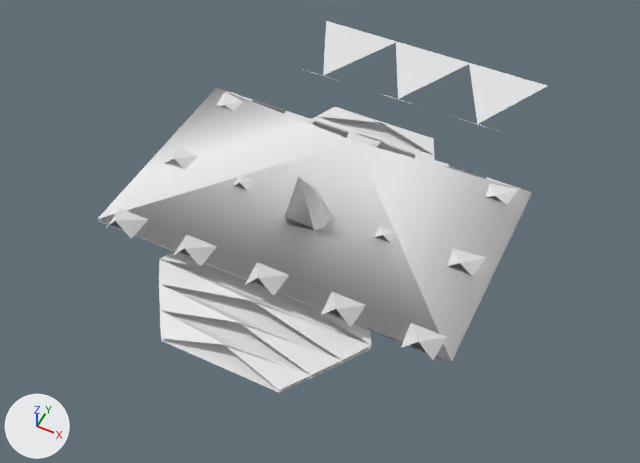
The OBJ model GameData/Meshes/Ships/solari/dreadnought.obj as it was, and as the next commit left it.
Rendered twice from a 50 mm camera at (8.51, -16.86, 20.64) aimed at (0.48, -0.79, 0.55). Every picture has the same lights, and +X, +Y and +Z are marked at lower left. The older version comes first. Where no turn or scale is listed for an object, it has been applied to the vertices. Vertices at exactly the same position are counted once.

The first picture shows 'dreadnought'.
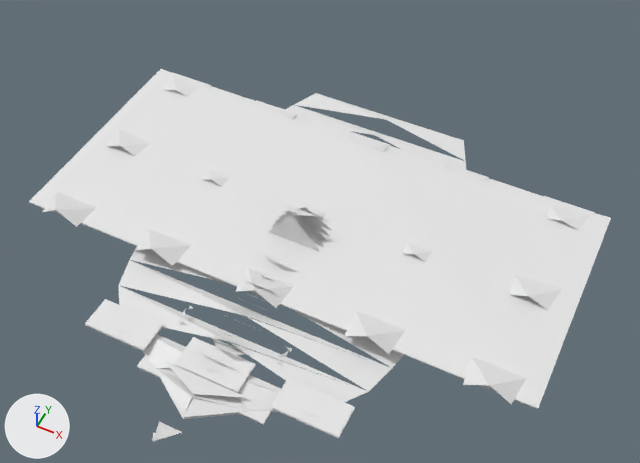
Diff of the bpy script that builds the scene:
```diff
--- a/GameData/Meshes/Ships/solari/dreadnought.obj.py
+++ b/GameData/Meshes/Ships/solari/dreadnought.obj.py
@@ me_dreadnought @@
 # used by ob_dreadnought; location = (0.0, 0.0, 0.0)
-me_dreadnought.from_pydata(...)  # 230 vertices, 160 faces; spans x -5.8..5.8, y -6.0..9.8, z 0.0..3.3
+me_dreadnought.from_pydata(...)  # 427 vertices, 250 faces; spans x -8.2..8.2, y -9.1..5.5, z 0.0..2.0
+# me_dreadnought part 1: the loose piece of 5 vertices spanning x -5.4..-4.3, y 2.6..3.5, z 0.7..1.0 is scaled about the mesh origin by (1.43, 1.06, 0.75)
+# me_dreadnought part 2: the loose piece of 5 vertices spanning x -3.0..-1.8, y 2.6..3.5, z 0.7..1.0 is scaled about the mesh origin by (1.43, 1.06, 0.75)
+# me_dreadnought part 3: the loose piece of 5 vertices spanning x -0.6..0.6, y 2.6..3.5, z 0.7..1.0 is scaled about the mesh origin by (1.43, 1.06, 0.75)
+# me_dreadnought part 4: the loose piece of 5 vertices spanning x 1.8..3.0, y 2.6..3.5, z 0.7..1.0 is scaled about the mesh origin by (1.43, 1.06, 0.75)
+# me_dreadnought part 5: the loose piece of 5 vertices spanning x 4.3..5.4, y 2.6..3.5, z 0.7..1.0 is scaled about the mesh origin by (1.43, 1.06, 0.75)
+# me_dreadnought part 6: the loose piece of 5 vertices spanning x -5.4..-4.3, y -0.6..0.4, z 0.7..1.1 is scaled about the mesh origin by (1.43, 1.06, 0.75)
+# me_dreadnought part 7: the loose piece of 5 vertices spanning x -3.0..-1.8, y -0.6..0.4, z 0.7..1.1 is scaled about the mesh origin by (1.43, 1.06, 0.75)
+# me_dreadnought part 8: the loose piece of 5 vertices spanning x -0.6..0.6, y -0.6..0.4, z 0.7..1.1 is scaled about the mesh origin by (1.43, 1.06, 0.75)
+# me_dreadnought part 9: the loose piece of 5 vertices spanning x 1.8..3.0, y -0.6..0.4, z 0.7..1.1 is scaled about the mesh origin by (1.43, 1.06, 0.75)
+# me_dreadnought part 10: the loose piece of 5 vertices spanning x 4.3..5.4, y -0.6..0.4, z 0.7..1.1 is scaled about the mesh origin by (1.43, 1.06, 0.75)
+# me_dreadnought part 11: the loose piece of 5 vertices spanning x -5.4..-4.3, y -3.7..-2.8, z 0.7..1.3 is scaled about the mesh origin by (1.43, 1.06, 0.75)
+# me_dreadnought part 12: the loose piece of 5 vertices spanning x -3.0..-1.8, y -3.7..-2.8, z 0.7..1.3 is scaled about the mesh origin by (1.43, 1.06, 0.75)
+# me_dreadnought part 13: the loose piece of 5 vertices spanning x -0.6..0.6, y -3.7..-2.8, z 0.7..1.3 is scaled about the mesh origin by (1.43, 1.06, 0.75)
+# me_dreadnought part 14: the loose piece of 5 vertices spanning x 1.8..3.0, y -3.7..-2.8, z 0.7..1.3 is scaled about the mesh origin by (1.43, 1.06, 0.75)
+# me_dreadnought part 15: the loose piece of 5 vertices spanning x 4.3..5.4, y -3.7..-2.8, z 0.7..1.3 is scaled about the mesh origin by (1.43, 1.06, 0.75)
+# me_dreadnought part 16: the loose piece of 58 vertices spanning x -3.5..3.5, y -6.0..5.1, z 0.1..0.6 is rebuilt with 57 vertices and now spans x -4.7..4.7, y -7.9..5.5, z 0.1..0.5
+# me_dreadnought part 17: the loose piece of 9 vertices spanning x -5.8..5.8, y -3.5..3.5, z 0.7..1.1 is rebuilt with 5 vertices and now spans x -8.2..8.2, y -3.7..3.7, z 0.5..0.8
+# me_dreadnought part 18: 7 loose pieces with 32 vertices, spanning x -4.5..4.5, y -1.2..9.8, z 0.0..0.8, are deleted
+# me_dreadnought part 19: 56 vertices removed from x -3.5..3.5, y -6.0..5.1, z 0.0..3.3; 238 vertices added at x -4.0..4.0, y -9.1..1.5, z 0.0..2.0
+# me_dreadnought part 20: 4 vertices added at x -8.2..8.2, y -3.7..3.7, z 0.5
+# other edits to the shape of me_dreadnought do not show in these pictures
```

Where the change shows, as pixel boxes (x1, y1, x2, y2) in the pictures (640 x 463 px; the box of a moved part takes in the faces that stretch with it):
'dreadnought', reshaped (29% wider)
    before: (97, 21, 547, 393)
    after: (29, 69, 611, 442)
part 1 of me_dreadnought, moved or reshaped
    before: (216, 91, 253, 111)
    after: (164, 72, 211, 97)
part 2 of me_dreadnought, moved or reshaped
    before: (284, 111, 316, 127)
    after: (254, 100, 297, 120)
part 3 of me_dreadnought, moved or reshaped
    before: (347, 132, 381, 147)
    after: (342, 130, 390, 152)
part 4 of me_dreadnought, moved or reshaped
    before: (415, 154, 449, 172)
    after: (439, 162, 489, 185)
part 5 of me_dreadnought, moved or reshaped
    before: (486, 177, 521, 205)
    after: (543, 196, 595, 230)
part 6 of me_dreadnought, moved or reshaped
    before: (165, 146, 199, 169)
    after: (107, 129, 150, 156)
part 7 of me_dreadnought, moved or reshaped (mostly hidden)
    before: (234, 176, 255, 190)
    after: (202, 169, 230, 187)
part 8 of me_dreadnought, moved or reshaped (not visible before)
    after: (303, 204, 327, 220)
part 9 of me_dreadnought, moved or reshaped
    before: (375, 227, 397, 242)
    after: (403, 242, 432, 262)
part 10 of me_dreadnought, moved or reshaped
    before: (447, 248, 486, 277)
    after: (510, 275, 562, 310)
part 11 of me_dreadnought, moved or reshaped
    before: (106, 208, 149, 238)
    after: (42, 192, 96, 227)
part 12 of me_dreadnought, moved or reshaped
    before: (173, 235, 217, 266)
    after: (135, 229, 191, 266)
part 13 of me_dreadnought, moved or reshaped
    before: (245, 262, 289, 296)
    after: (235, 268, 294, 308)
part 14 of me_dreadnought, moved or reshaped
    before: (321, 292, 366, 327)
    after: (345, 310, 405, 354)
part 15 of me_dreadnought, moved or reshaped
    before: (401, 323, 448, 360)
    after: (463, 357, 527, 404)
part 16 of me_dreadnought, rebuilt (26% wider, 14% taller)
    before: (159, 107, 434, 390)
    after: (118, 93, 466, 417)
part 17 of me_dreadnought, rebuilt (34% wider, 23% taller)
    before: (97, 88, 532, 363)
    after: (29, 69, 611, 408)
part 18 of me_dreadnought, deleted
    before: (303, 21, 547, 130)
part 19 of me_dreadnought, built on
    before: (160, 117, 433, 393)
    after: (85, 204, 355, 442)
part 20 of me_dreadnought, added
    after: (29, 86, 608, 409)
